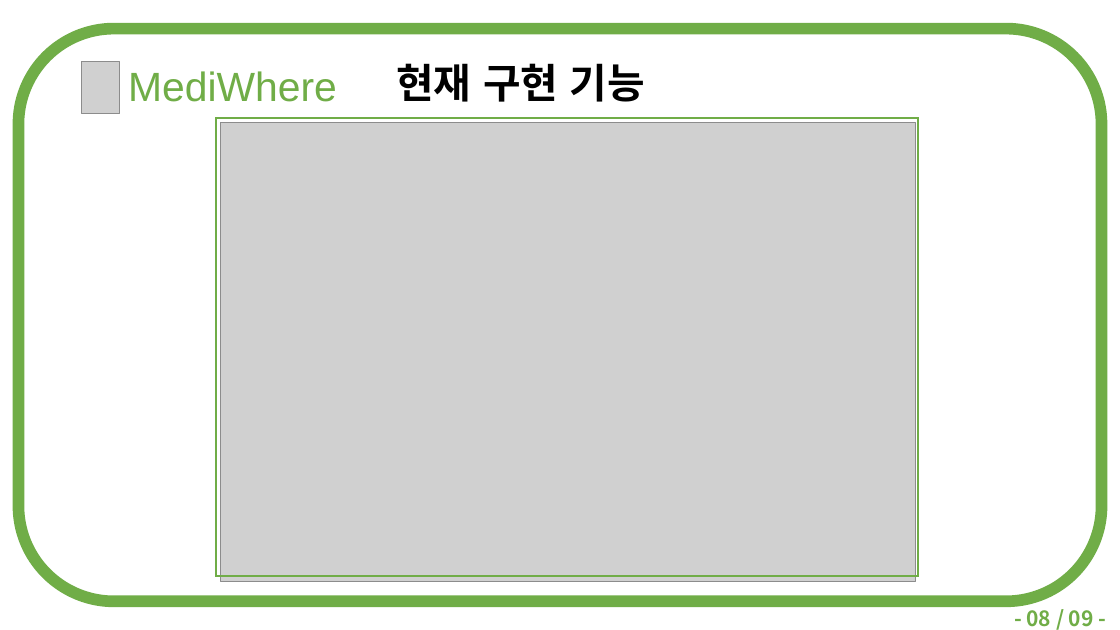
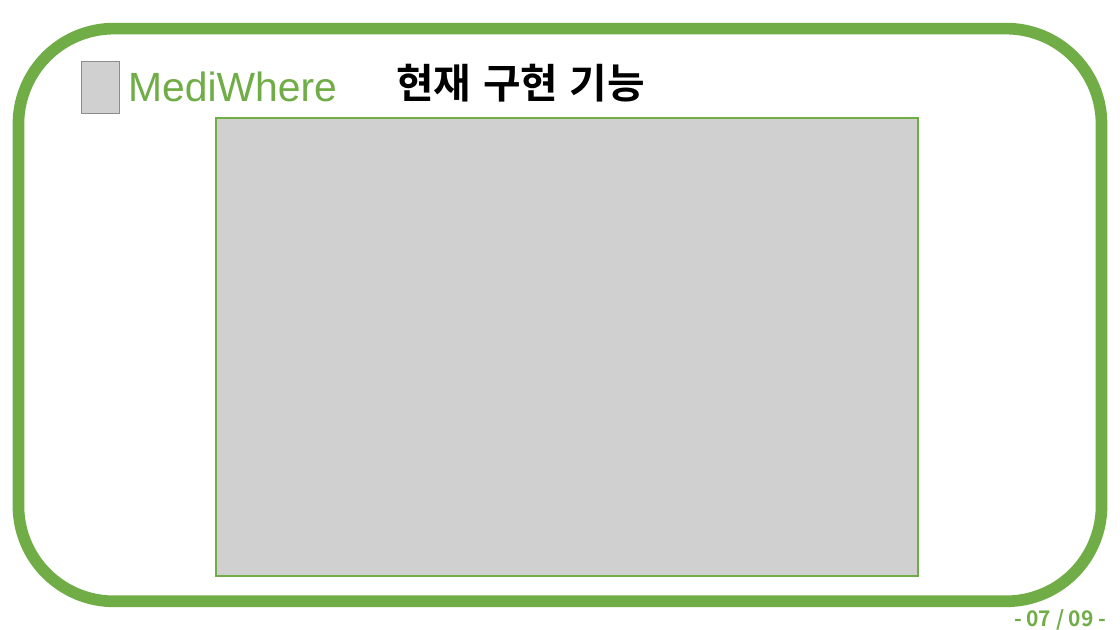
Before and after one commit to doood4/2018_OpenAPI, a slide deck: slide 7 of ppt/2016182037-스크립트언어 2차발표.pptx (slide 8 before the commit). Drawn at 1120x630 pixels with LibreOffice and Linux fonts; fonts in the diff are those of the drawing; grey boxes stand for pictures. Boxes give left, top, right and bottom in pixels: in the first picture for what was removed or moved away, otherwise in the second. Text is boxed around its words. In the diff, an @@ line names an element or a change of style, - is before the commit and + after.

```diff
--- a/ppt/2016182037-스크립트언어 2차발표.pptx
+++ b/ppt/2016182037-스크립트언어 2차발표.pptx
@@ picture resized from (x1=220, y1=123, x2=915, y2=581) to (x1=216, y1=118, x2=918, y2=576) @@
@@ text at (x1=1027, y1=610, x2=1094, y2=627): text changed @@
-- 08 / 09 -
+- 07 / 09 -
```
Also in this commit, not shown: 5 other slides changed, 8 other files.
